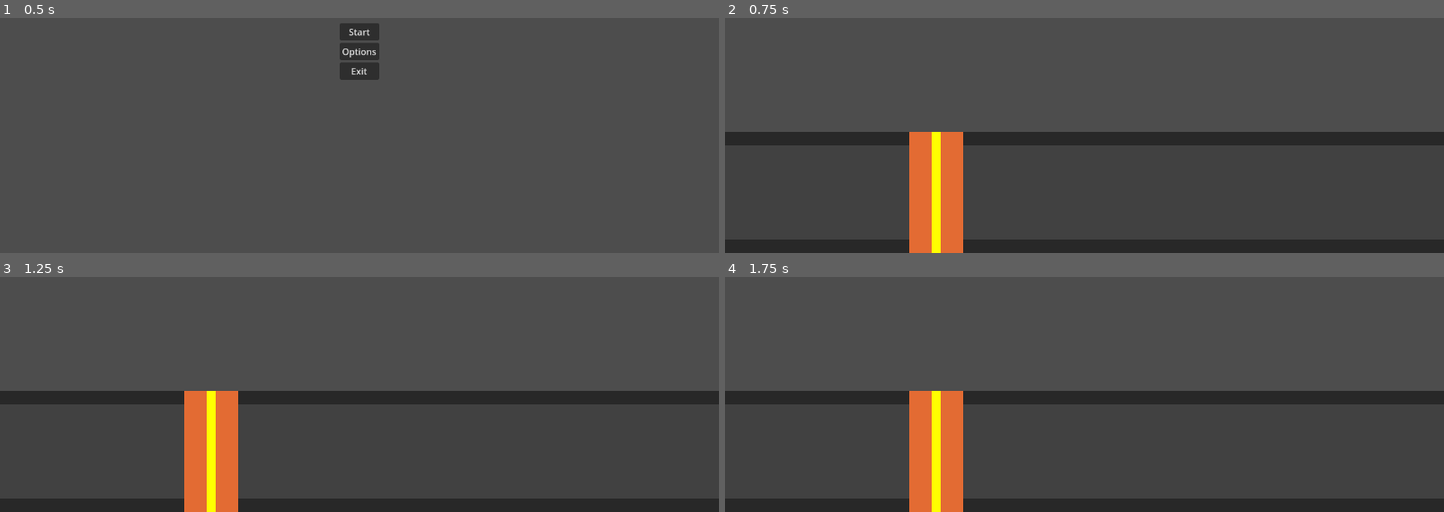
Above: before the commit, frames 1-4 (two rows, left to right).
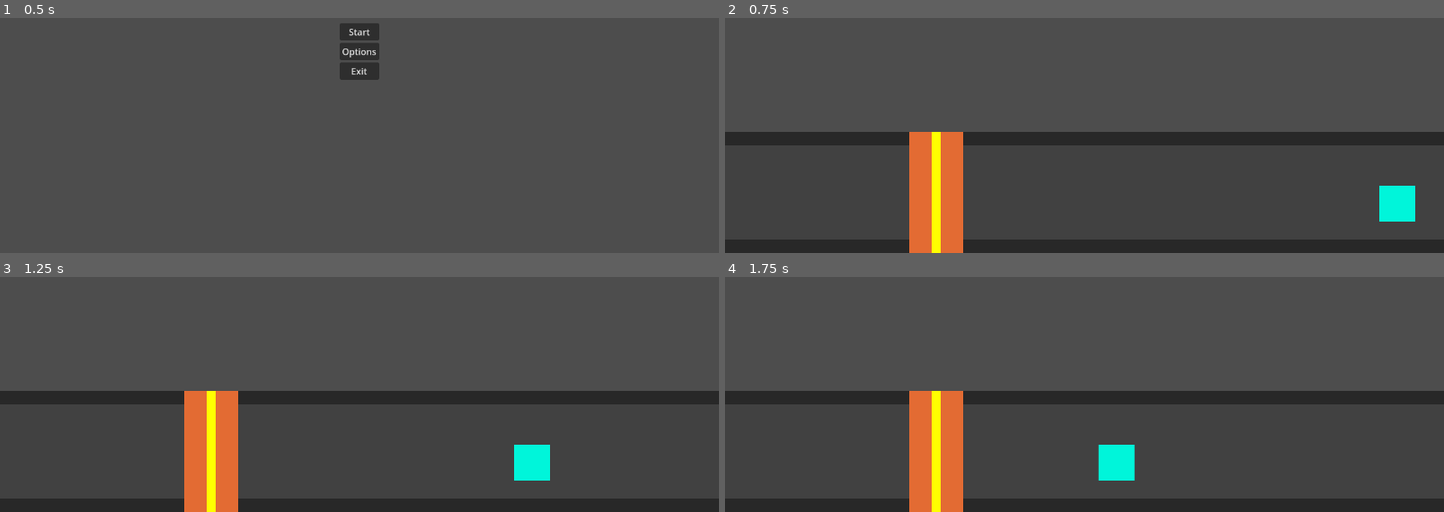
Above: after the commit, the same moments.

Repository: alexgaaranes/GameJam-2024-Entry
Game: Godot game, scene res://scenes/menu.tscn
Two runs of this game, one before a commit and one after it. Both use one fixed random seed, a clock stepped at 60 frames per second and the inputs below.
Inputs:
- Up to frame 1 (0.5 s): no input
- Up to frame 2 (0.75 s): click "Start" at 0.5 s
- Up to frame 3 (1.25 s): no input
- Up to frame 4 (1.75 s): no input

Frame 1 is identical in both runs. In frame 2, 0.8% of the frame differs, in the area x 91-96%, y 71-87%; in frame 3, 0.8%; in frame 4, 0.8%, in the area x 51-57%, y 71-87%.

Commit message:
added pedal cue

Diff:
--- /dev/null
+++ b/scenes/game_manager.tscn
@@ -0,0 +1,3 @@
+[gd_scene format=3 uid="uid://b8ubotbc18a7t"]
+
+[node name="GameManager" type="Node"]
--- a/scenes/pedal_column.tscn
+++ b/scenes/pedal_column.tscn
@@ -46,7 +46,6 @@
 [node name="Shape" type="CollisionShape2D" parent="GreatAreaBack"]
 position = Vector2(20, 108)
 shape = SubResource("RectangleShape2D_scjft")
-disabled = true
 
 [node name="ColorRect" type="ColorRect" parent="GreatAreaBack"]
 offset_right = 40.0
@@ -59,7 +58,6 @@
 [node name="Shape" type="CollisionShape2D" parent="GreatAreaFront"]
 position = Vector2(20, 108)
 shape = SubResource("RectangleShape2D_k18yy")
-disabled = true
 
 [node name="ColorRect" type="ColorRect" parent="GreatAreaFront"]
 offset_right = 40.0
@@ -67,5 +65,8 @@
 color = Color(0.891544, 0.419283, 0.201671, 1)
 
 [connection signal="area_entered" from="PerfectArea" to="." method="_on_perfect_area_area_entered"]
+[connection signal="area_exited" from="PerfectArea" to="." method="_on_perfect_area_area_exited"]
 [connection signal="area_entered" from="GreatAreaBack" to="." method="_on_great_area_back_area_entered"]
+[connection signal="area_exited" from="GreatAreaBack" to="." method="_on_great_area_back_area_exited"]
 [connection signal="area_entered" from="GreatAreaFront" to="." method="_on_great_area_front_area_entered"]
+[connection signal="area_exited" from="GreatAreaFront" to="." method="_on_great_area_front_area_exited"]
--- /dev/null
+++ b/scenes/pedal_cue.tscn
@@ -0,0 +1,22 @@
+[gd_scene load_steps=3 format=3 uid="uid://pt6s1ma0v7s8"]
+
+[ext_resource type="Script" path="res://scripts/pedal_cue.gd" id="1_5sf68"]
+
+[sub_resource type="RectangleShape2D" id="RectangleShape2D_2l7uh"]
+size = Vector2(64, 64)
+
+[node name="PedalCue" type="Node2D"]
+script = ExtResource("1_5sf68")
+
+[node name="AreaPedalCue" type="Area2D" parent="."]
+
+[node name="Shape" type="CollisionShape2D" parent="AreaPedalCue"]
+position = Vector2(0, -8)
+shape = SubResource("RectangleShape2D_2l7uh")
+
+[node name="Color" type="ColorRect" parent="AreaPedalCue"]
+offset_left = -32.0
+offset_top = -40.0
+offset_right = 32.0
+offset_bottom = 24.0
+color = Color(4.42803e-06, 0.959905, 0.852624, 1)
--- a/scenes/placeholder_lvl.tscn
+++ b/scenes/placeholder_lvl.tscn
@@ -1,7 +1,11 @@
-[gd_scene load_steps=2 format=3 uid="uid://bhmqw75h2u8fk"]
+[gd_scene load_steps=3 format=3 uid="uid://bhmqw75h2u8fk"]
 
 [ext_resource type="PackedScene" uid="uid://bgngv3qaf4or3" path="res://scenes/pedal_column.tscn" id="1_85v0j"]
+[ext_resource type="PackedScene" uid="uid://pt6s1ma0v7s8" path="res://scenes/pedal_cue.tscn" id="2_e51k7"]
 
 [node name="PlaceholderLvl" type="Node"]
 
 [node name="PedalColumn" parent="." instance=ExtResource("1_85v0j")]
+
+[node name="PedalCue" parent="." instance=ExtResource("2_e51k7")]
+position = Vector2(1400, 624)
--- a/scripts/pedal_column.gd
+++ b/scripts/pedal_column.gd
@@ -1,6 +1,6 @@
 extends Node2D
 
-var detectedAreas: Array # Append areas entered here
+var detectedAreas: Dictionary # Append areas entered here
 
 # Called when the node enters the scene tree for the first time.
 func _ready():
@@ -9,13 +9,30 @@
 
 # Called every frame. 'delta' is the elapsed time since the previous frame.
 func _process(delta):
+	if not detectedAreas.is_empty():
+		print(detectedAreas)
 	pass
 
+# AREA NODE SIGNALS
+# ENTER
 func _on_great_area_back_area_entered(area):
-	detectedAreas.append("Great_B")
+	if area.get_name() != "AreaPedalCue": return
+	detectedAreas["GB"] = ''
 
 func _on_great_area_front_area_entered(area):
-	detectedAreas.append("Great_F")
+	if area.get_name() != "AreaPedalCue": return
+	detectedAreas["GF"] = ''
 
 func _on_perfect_area_area_entered(area):
-	detectedAreas.append("Perfect")
+	if area.get_name() != "AreaPedalCue": return
+	detectedAreas["P"] = ''
+
+# EXIT
+func _on_great_area_back_area_exited(area):
+	detectedAreas.erase("GB")
+
+func _on_great_area_front_area_exited(area):
+	detectedAreas.erase("GF")
+
+func _on_perfect_area_area_exited(area):
+	detectedAreas.erase("P")
--- /dev/null
+++ b/scripts/pedal_cue.gd
@@ -0,0 +1,14 @@
+extends Node2D
+
+var velocity = -500 # left
+
+# Called when the node enters the scene tree for the first time.
+func _ready():
+	position = Vector2(1280,640)
+	pass # Replace with function body.
+
+
+# Called every frame. 'delta' is the elapsed time since the previous frame.
+func _process(delta):
+	position += Vector2(velocity,0) * delta
+	pass
